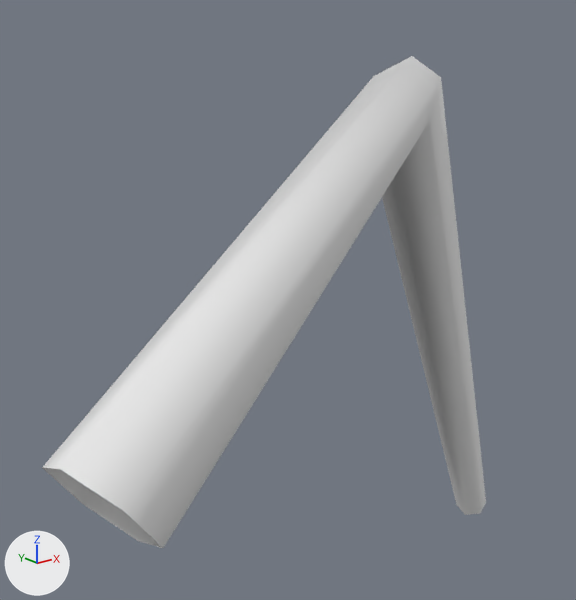
Before and after pictures for a commit that changed the FBX model unity/Assets/Art/Models/Spider_Leg2.fbx.
Before and after are seen from a 50 mm camera at (-0.078, -0.177, 0.116) aimed at (0.12, 0.07, 0.017). Lighting does not change. The marker at lower left points along +X, +Y and +Z. The older version comes first. Where no turn or scale is listed for an object, it has been applied to the vertices.

Objects in the first picture: 'Spider_Leg2'.
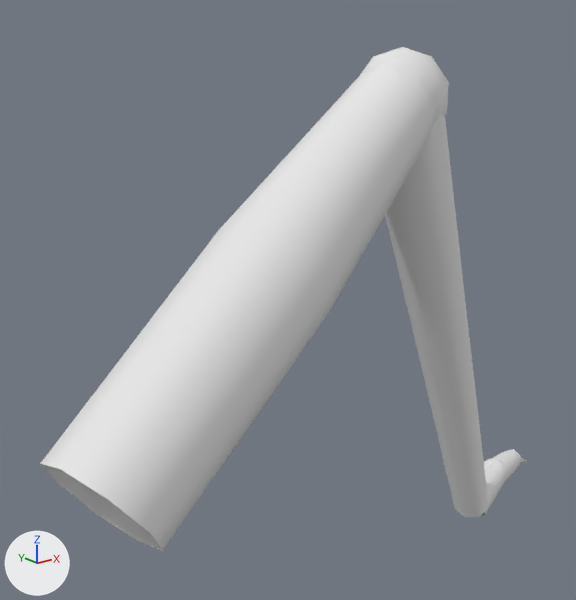
Location of each change, [x1, y1, x2, y2] in pixels of the pictures (576 x 600 px; the box of a moved part takes in the faces that stretch with it):
'Spider_Leg2', reshaped (10% wider)
    before: [42, 56, 486, 548]
    after: [40, 47, 528, 550]
part 1 of me_spider_leg2, added
    after: [360, 47, 449, 122]
part 2 of me_spider_leg2, added
    after: [484, 459, 508, 480]
part 3 of me_spider_leg2, added
    after: [385, 105, 488, 517]
part 4 of me_spider_leg2, added
    after: [481, 449, 521, 516]
part 5 of me_spider_leg2, moved or reshaped
    before: [42, 56, 486, 548]
    after: [40, 62, 441, 550]

Patch to the scene script:
```diff
--- a/unity/Assets/Art/Models/Spider_Leg2.fbx.py
+++ b/unity/Assets/Art/Models/Spider_Leg2.fbx.py
@@ me_spider_leg2 @@
 # used by ob_spider_leg2; location = (0.0, 0.0, 0.0)
-me_spider_leg2.from_pydata(...)  # 18 vertices, 12 faces; spans x -0.011..0.247, y -0.018..0.068, z -0.123..0.114
+me_spider_leg2.from_pydata(...)  # 130 vertices, 116 faces; spans x -0.011..0.317, y -0.02..0.089, z -0.129..0.118
+# me_spider_leg2 part 1: a new loose piece, a UV sphere (8 segments, 5 rings, poles along z) spanning x 0.123..0.157, y 0.013..0.047, z 0.082..0.118, in mat_vertexcolor (white #e7e7e7)
+# me_spider_leg2 part 2: a new loose piece, a UV sphere (6 segments, 4 rings, poles along z) spanning x 0.262..0.279, y 0.062..0.076, z -0.124..-0.108, in mat_vertexcolor (white #e7e7e7)
+# me_spider_leg2 part 3: a new loose piece of 24 vertices spanning x 0.127..0.248, y 0.015..0.069, z -0.124..0.107, in mat_vertexcolor (white #e7e7e7)
+# me_spider_leg2 part 4: a new loose piece of 18 vertices spanning x 0.237..0.303, y 0.052..0.084, z -0.129..-0.108, in mat_vertexcolor (white #e7e7e7)
+# me_spider_leg2 part 5
+# 16 vertices are removed from x -0.009..0.247, y -0.018..0.068, z -0.123..0.114
+# 12 faces are deleted
+# 22 vertices are added at x -0.011..0.149, y -0.02..0.046, z -0.012..0.113
+# 16 new faces join them
+# other edits to the shape of me_spider_leg2 do not show in these pictures
 me_spider_leg2.materials.append(mat_vertexcolor)
```
